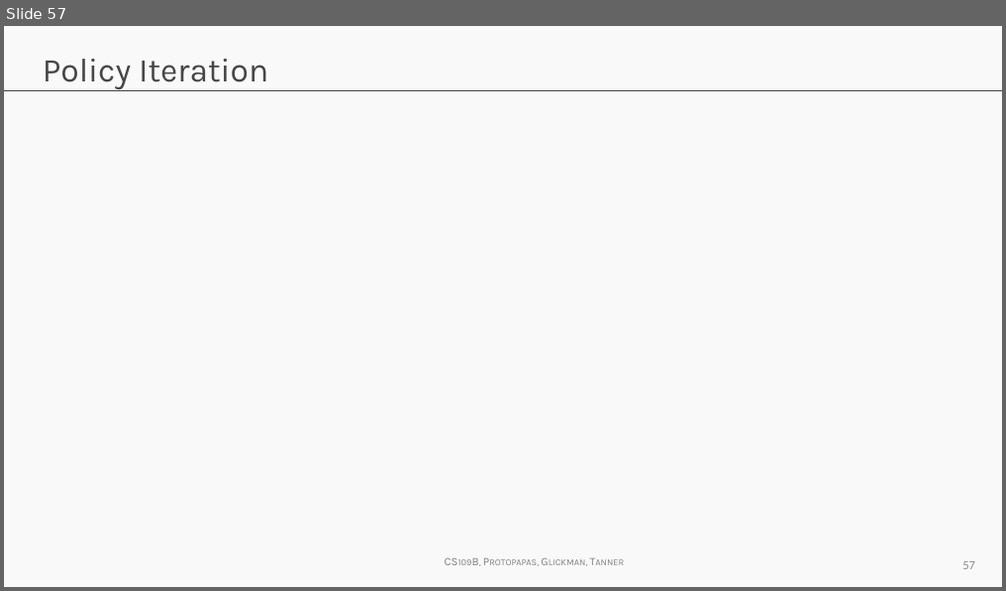
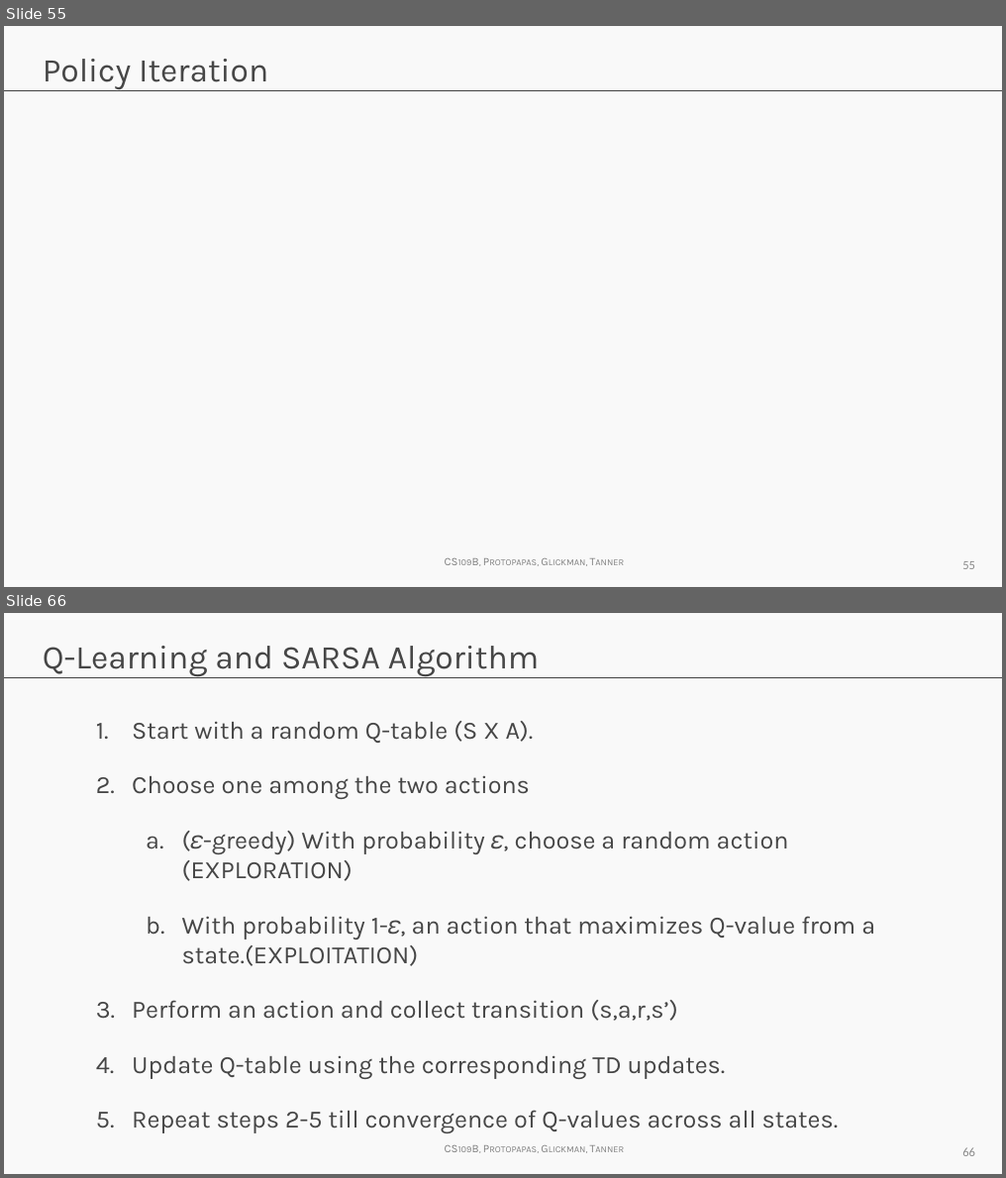
Before and after one commit to wfseaton/2020-CS109B, a slide deck: content/lectures/lecture20/presentation/cs109b_RL.pptx. Shown one above the other, each under a label of ours: slide 57 before the commit, slides 55 and 66 after it; the slides between them are not shown. The pictures are 1006x591 and 1006x1178 pixels, drawn with LibreOffice and Linux fonts; fonts in the diff are those of the drawing; grey boxes stand for pictures; background and template pictures are left out. Boxes give left, top, right and bottom in pixels: in the first picture for what was removed or moved away, otherwise in the second. Text is boxed around its words. In the diff, an @@ line names an element or a change of style, - is before the commit and + after.

```diff
--- a/content/lectures/lecture20/presentation/cs109b_RL.pptx
+++ b/content/lectures/lecture20/presentation/cs109b_RL.pptx
@@ slide 66 added at bbox=[4, 613, 1002, 1174], background #F9F9F9; not listed: 2 template elements that a slide beside it also shows @@
@@ title added at bbox=[43, 646, 540, 677], 24 pt, text #464646 @@
+Q-Learning and SARSA Algorithm
@@ text added at bbox=[132, 721, 875, 1134], 18 pt, text #464646 @@
+1. Start with a random Q-table (S X A).
+2. Choose one among the two actions
+  a. (𝜀-greedy) With probability 𝜀, choose a random action (EXPLORATION)
+  b. With probability 1-𝜀, an action that maximizes Q-value from a state.(EXPLOITATION)
+3. Perform an action and collect transition (s,a,r,s’)
+4. Update Q-table using the corresponding TD updates.
+5. Repeat steps 2-5 till convergence of Q-values across all states.
@@ page number added at bbox=[962, 1148, 975, 1157], 9 pt, text #8C8C8C @@
+66
@@ what was slide 57 is now slide 55 @@
@@ page number at bbox=[962, 562, 975, 570]: text changed @@
-57
+55
```
Also in this commit, not shown: 6 slides changed, 12 other slides added, 7 slides removed, 21 other files.
